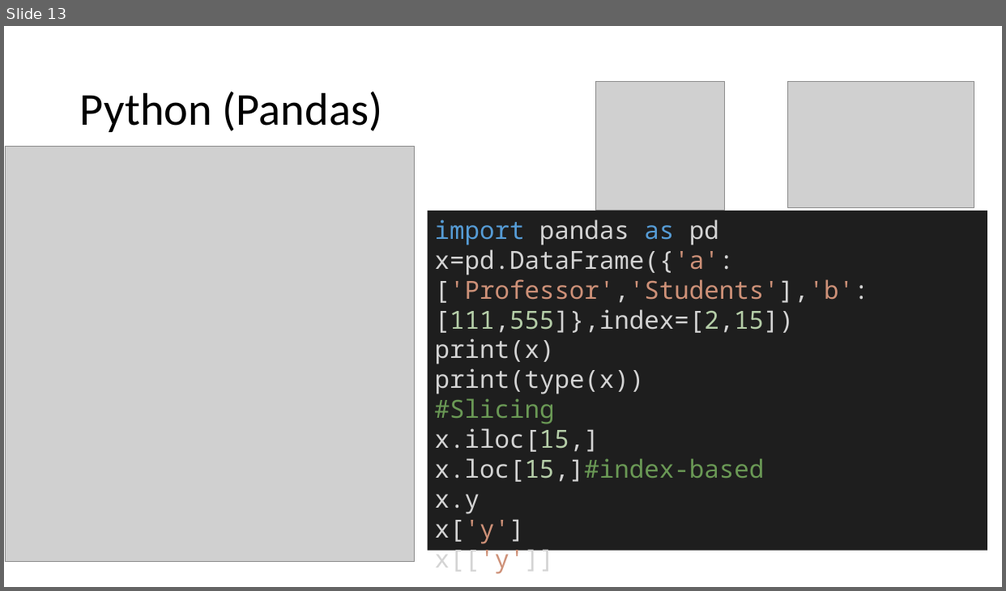
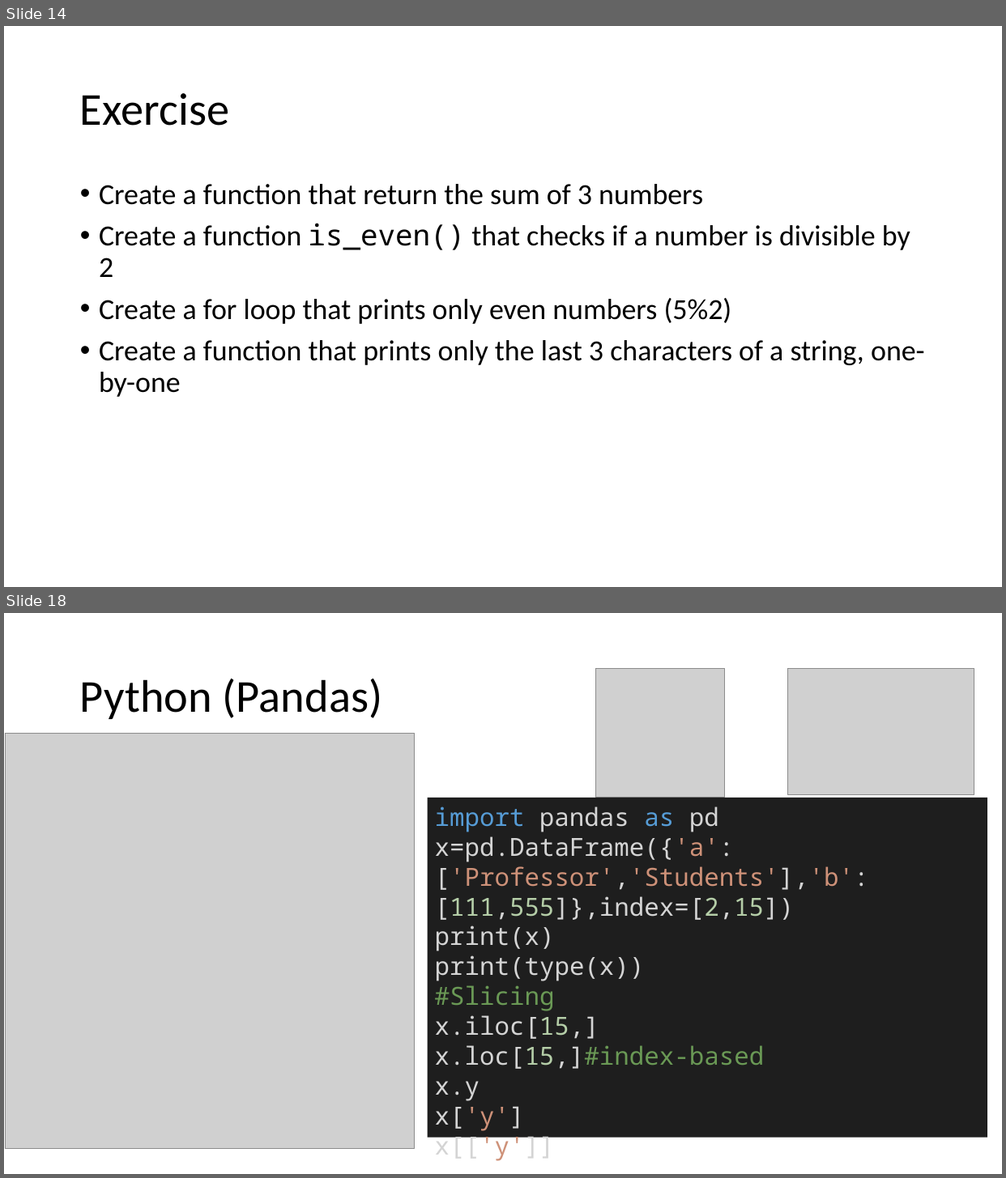
Before and after one commit to mathphysmx/teaching-ml, a slide deck: slides/01_softwareTutorial.pptx. Shown one above the other, each under a label of ours: slide 13 before the commit, slides 14 and 18 after it; the slides between them are not shown. The pictures are 1006x591 and 1006x1178 pixels, drawn with LibreOffice and Linux fonts; fonts in the diff are those of the drawing; grey boxes stand for pictures. Boxes give left, top, right and bottom in pixels: in the first picture for what was removed or moved away, otherwise in the second. Text is boxed around its words. In the diff, an @@ line names an element or a change of style, - is before the commit and + after.

Commit message:
exercises added

```diff
--- a/slides/01_softwareTutorial.pptx
+++ b/slides/01_softwareTutorial.pptx
@@ slide 14 added at [4, 26, 1002, 587], background #FFFFFF @@
@@ title added at [80, 93, 229, 126], 44 pt, text #000000 @@
+Exercise
@@ text added at [99, 184, 925, 397], 28 pt, text #000000 @@
+• Create a function that return the sum of 3 numbers
+• Create a function is_even() that checks if a number is divisible by 2
+• Create a for loop that prints only even numbers (5%2)
+• Create a function that prints only the last 3 characters of a string, one-by-one
@@ what was slide 13 is now slide 18 @@
```
Also in this commit, not shown: 4 slides changed, 3 other slides added, 2 other files.
